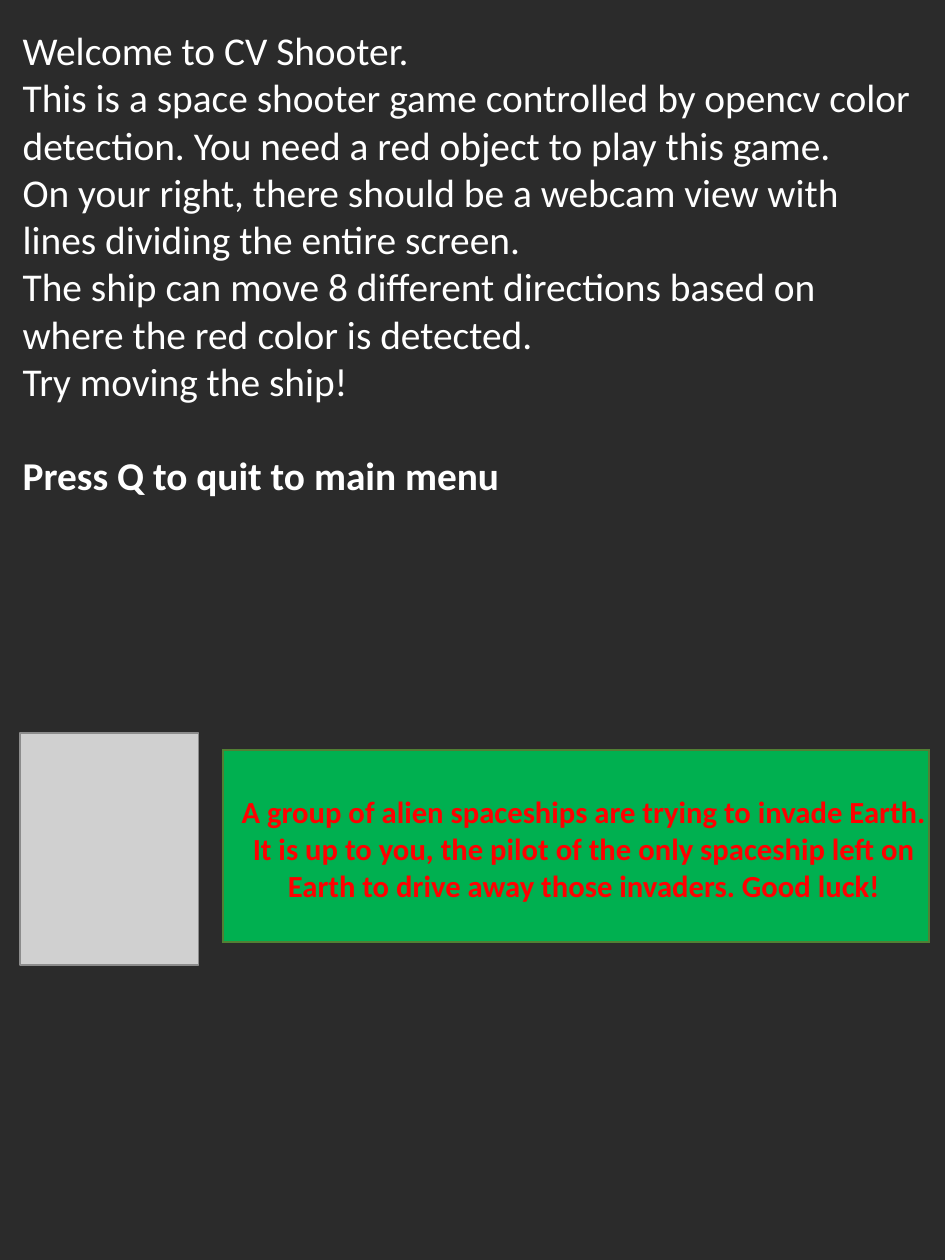
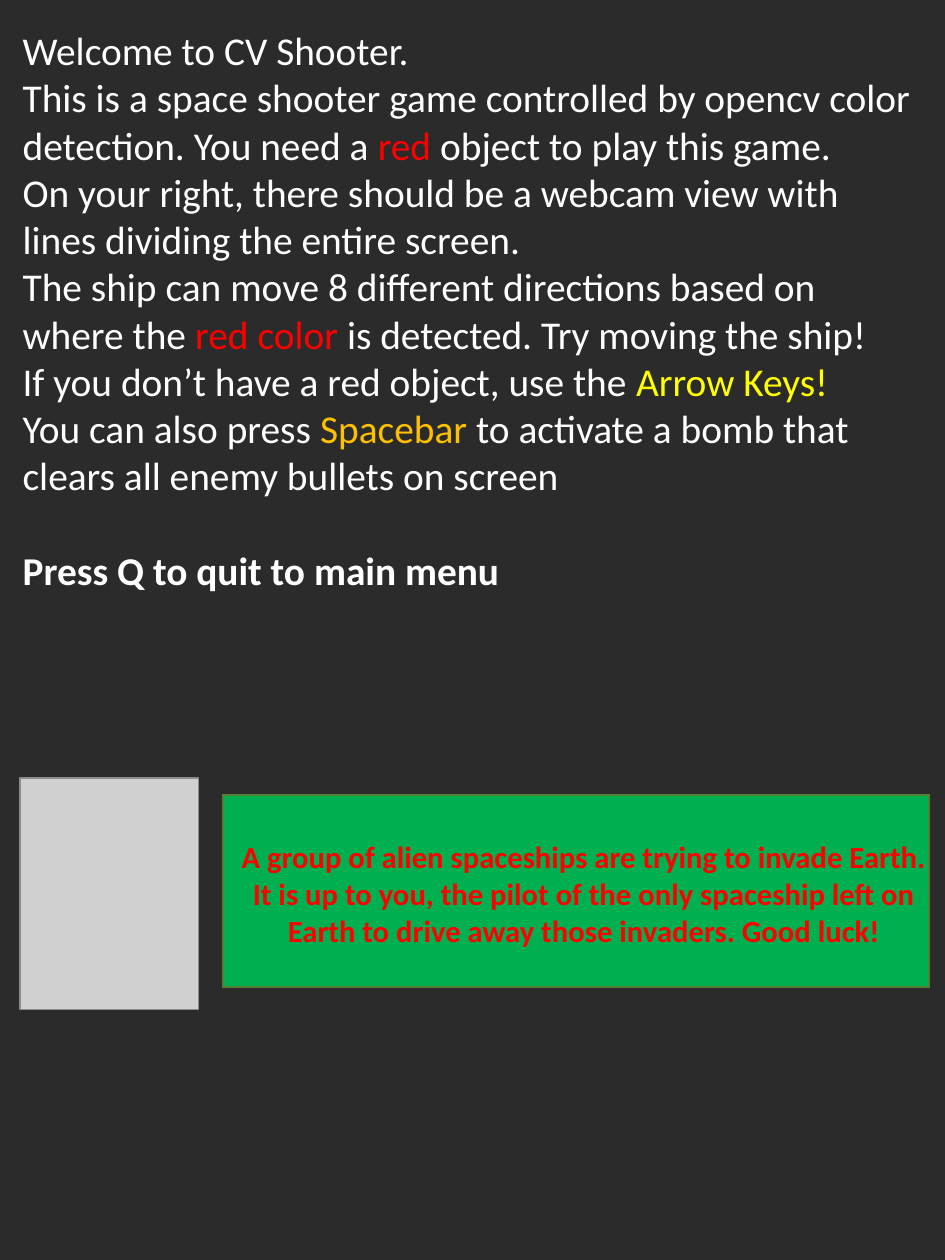
Before and after one commit to PaperbagLife/112-Term-Project-CV-Shooter, a slide deck: slide 2 of Assets/Title screen and tutrorial.pptx. Drawn at 945x1260 pixels with LibreOffice and Linux fonts; fonts in the diff are those of the drawing; grey boxes stand for pictures; background and template pictures are left out; a plain dark background stands for a picture behind light text. Boxes give left, top, right and bottom in pixels: in the first picture for what was removed or moved away, otherwise in the second. Text is boxed around its words. In the diff, an @@ line names an element or a change of style, - is before the commit and + after.

Commit message:
Added bomb

```diff
--- a/Assets/Title screen and tutrorial.pptx
+++ b/Assets/Title screen and tutrorial.pptx
@@ text at [23, 84, 910, 167]: text colour #FFFFFF to #FF0000 in "red" @@
@@ text at [23, 273, 866, 497]: text changed @@
-The ship can move 8 different directions based on where the red color is detected.
-Try moving the ship!
+The ship can move 8 different directions based on where the red color is detected. Try moving the ship!
+If you don’t have a red object, use the Arrow Keys!
+You can also press Spacebar to activate a bomb that clears all enemy bullets on screen
@@ 1 picture, 1 text, 1 rectangle: place and size @@
-1 picture, 1 text, 1 rectangle at [20, 734, 929, 965]
+1 picture, 1 text, 1 rectangle at [20, 778, 929, 1010]
```
Also in this commit, not shown: 17 other files.
